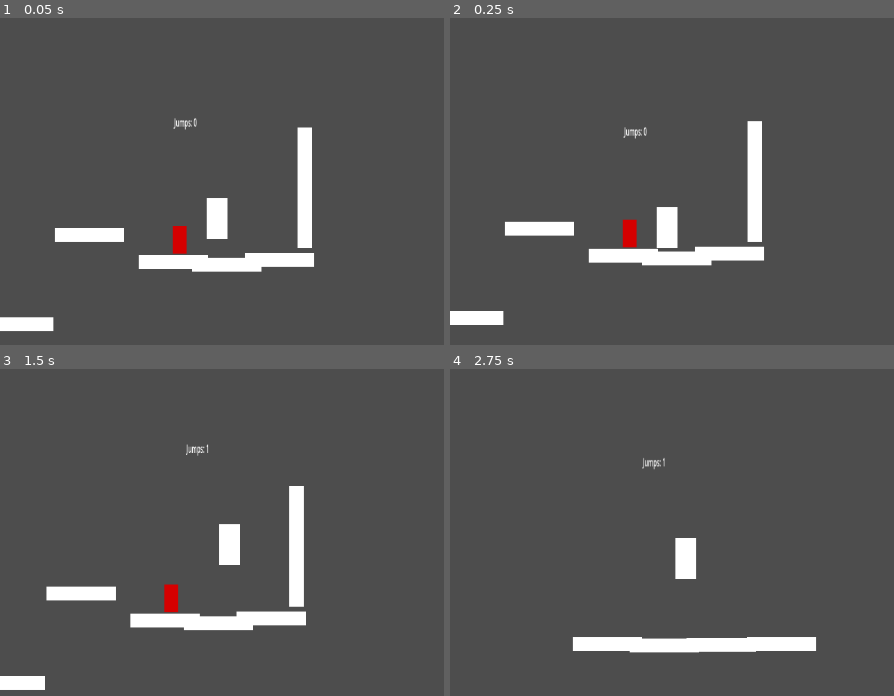
Above: before the commit, frames 1-4 (two rows, left to right).
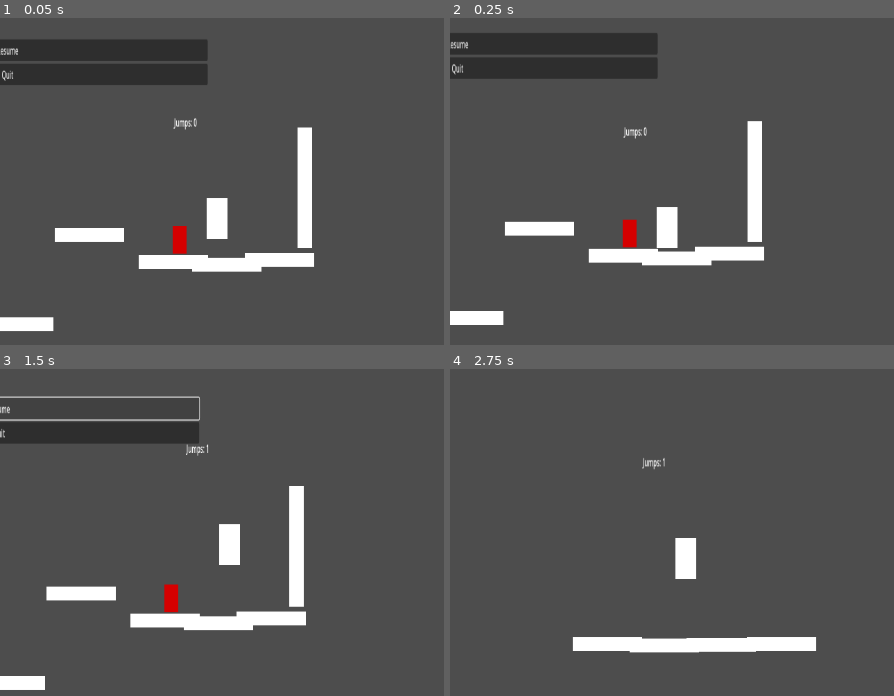
Above: after the commit, the same moments.

Repository: Zac-code/13DT_work
Game: Godot game, scene res://scenes(maps n stuff)/level1.tscn
Two runs of this game, one before a commit and one after it. Both use one fixed random seed, a clock stepped at 60 frames per second and the inputs below.
Inputs (mouse positions are in pixels of both pictures, inside the frame that each line leads up to):
- Up to frame 1 (0.05 s): no input
- Up to frame 2 (0.25 s): no input
- Up to frame 3 (1.5 s): click (8, 388) at 0.5 s, where only the run after the commit has a clickable "Resume"; tap Enter (ui_accept) at 1.25 s; hold Right (ui_right) from 1.28 s (still down)
- Up to frame 4 (2.75 s): keep holding Right (ui_right); tap Enter (ui_accept) at 1.52, 2.27 s

The runs differ from the first frame. In frame 1, 5.9% of the frame differs, in the area x 0-47%, y 6-21%; in frame 2, 5.9%; in frame 3, 3.5%; in frame 4, nothing differs.
Error after the commit: Parse Error: Expected ":" after "if" condition. (res://scripts(pain)

Commit message:
igrwufdi

Diff:
--- /dev/null
+++ b/13-dtdungeonfighter/assets/pause.tscn
@@ -0,0 +1,27 @@
+[gd_scene format=3 uid="uid://bviq2aq24wu1t"]
+
+[node name="PauseMenu" type="Control" unique_id=368586144]
+layout_mode = 3
+anchors_preset = 15
+anchor_right = 1.0
+anchor_bottom = 1.0
+offset_right = 4.0
+offset_bottom = -9.0
+grow_horizontal = 2
+grow_vertical = 2
+
+[node name="MarginContainer" type="MarginContainer" parent="." unique_id=842704602]
+layout_mode = 0
+offset_right = 1154.0
+offset_bottom = 652.0
+
+[node name="VBoxContainer" type="VBoxContainer" parent="MarginContainer" unique_id=1610543553]
+layout_mode = 2
+
+[node name="Resume" type="Button" parent="MarginContainer/VBoxContainer" unique_id=1923334519]
+layout_mode = 2
+text = "Resume"
+
+[node name="Quit" type="Button" parent="MarginContainer/VBoxContainer" unique_id=190177933]
+layout_mode = 2
+text = "Quit"
--- a/13-dtdungeonfighter/assets/player.tscn
+++ b/13-dtdungeonfighter/assets/player.tscn
@@ -16,6 +16,7 @@
 offset_right = 209.0
 offset_bottom = -90.0
 text = "Jumps: 0"
+metadata/_edit_use_anchors_ = true
 
 [node name="hitbox" type="CollisionShape2D" parent="." unique_id=1346114614]
 scale = Vector2(3, 3)
@@ -26,36 +27,9 @@
 offset_top = -10.0
 offset_right = 10.333333
 offset_bottom = 9.666666
+metadata/_edit_use_anchors_ = true
 
 [node name="camera" type="Camera2D" parent="." unique_id=514852992]
 position = Vector2(526, -118)
 zoom = Vector2(0.5, 1)
 position_smoothing_enabled = true
-
-[node name="PauseMenu" type="CanvasLayer" parent="." unique_id=86971183]
-process_mode = 3
-
-[node name="PausePanel" type="Control" parent="PauseMenu" unique_id=763637316]
-layout_mode = 3
-anchors_preset = 0
-offset_right = 40.0
-offset_bottom = 40.0
-metadata/_edit_use_anchors_ = true
-
-[node name="ColorRect" type="ColorRect" parent="PauseMenu/PausePanel" unique_id=671124143]
-layout_mode = 0
-offset_left = -593.0
-offset_top = -415.0
-offset_right = -351.0
-offset_bottom = -346.0
-color = Color(0, 1, 1, 1)
-
-[node name="Label" type="Label" parent="PauseMenu/PausePanel" unique_id=2127629161]
-layout_mode = 0
-offset_left = -583.0
-offset_top = -408.0
-offset_right = -364.0
-offset_bottom = -353.0
-theme_override_colors/font_color = Color(1, 0, 0, 1)
-text = "Pause
-"
--- a/13-dtdungeonfighter/pause_menu.gd
+++ /dev/null
@@ -1,20 +0,0 @@
-extends CanvasLayer
-
-@onready var pause_panel: Control = $PausePanel
-
-
-func _ready() -> void:
-	# Allow this script and pause menu to work while the game is paused.
-	process_mode = Node.PROCESS_MODE_ALWAYS
-	pause_panel.hide()
-
-
-func _unhandled_input(event: InputEvent) -> void:
-	if event.is_action_pressed("ui_cancel"):
-		toggle_pause()
-
-
-func toggle_pause() -> void:
-	var is_paused := not get_tree().paused
-	get_tree().paused = is_paused
-	pause_panel.visible = is_paused
--- a/13-dtdungeonfighter/project.godot
+++ b/13-dtdungeonfighter/project.godot
@@ -23,10 +23,6 @@
 
 pause={
 "deadzone": 0.2,
-"events": []
-}
-"pause unpause"={
-"deadzone": 0.2,
 "events": [Object(InputEventKey,"resource_local_to_scene":false,"resource_name":"","device":-1,"window_id":0,"alt_press …(195 unchanged characters)…
 ]
 }
--- a/13-dtdungeonfighter/scenes(maps n stuff)/level1.tscn
+++ b/13-dtdungeonfighter/scenes(maps n stuff)/level1.tscn
@@ -1,15 +1,18 @@
 [gd_scene format=3 uid="uid://rsdhai00ktek"]
 
 [ext_resource type="PackedScene" uid="uid://dpgepu4jyvc1n" path="res://assets/platform.tscn" id="1_7w4ah"]
+[ext_resource type="Script" uid="uid://b632w7hg8sd5x" path="res://scripts(pain)/level_1.gd" id="1_750so"]
 [ext_resource type="PackedScene" uid="uid://58uu7hxioyx3" path="res://assets/portal.tscn" id="2_ky23v"]
 [ext_resource type="PackedScene" uid="uid://b21nos5yhuwux" path="res://scenes(maps n stuff)/level2.tscn" id="3_750so"]
 [ext_resource type="PackedScene" uid="uid://w1wfk1i5ewye" path="res://assets/player.tscn" id="4_et6da"]
 [ext_resource type="PackedScene" uid="uid://bb3h545oinx01" path="res://assets/spike.tscn" id="5_ky23v"]
+[ext_resource type="PackedScene" uid="uid://bviq2aq24wu1t" path="res://assets/pause.tscn" id="7_et6da"]
 
 [sub_resource type="RectangleShape2D" id="RectangleShape2D_4hq0w"]
 size = Vector2(592, 96)
 
 [node name="level1" type="Node2D" unique_id=436667332]
+script = ExtResource("1_750so")
 
 [node name="StaticBody2D" type="StaticBody2D" parent="." unique_id=1838252893]
 position = Vector2(16, 499)
@@ -70,3 +73,9 @@
 
 [node name="spike3" parent="." unique_id=2122782282 instance=ExtResource("5_ky23v")]
 position = Vector2(145, 74)
+
+[node name="PauseMenu" parent="." unique_id=368586144 instance=ExtResource("7_et6da")]
+offset_left = -595.0
+offset_top = -460.0
+offset_right = -595.0
+offset_bottom = -460.0
--- /dev/null
+++ b/13-dtdungeonfighter/scripts(pain)/level_1.gd
@@ -0,0 +1,18 @@
+extends Node2D
+@onready var pause_menu = "res://assets/pause.tscn"
+var paused = false
+
+# Called every frame. 'delta' is the elapsed time since the previous frame.
+func _process(delta: float) -> void:
+	if input.is_action_just_pressed("pause"):
+		PauseMenu()
+
+func pausemenu():
+	if paused
+		pause_menu.hide()
+		Engine.time_scale = 1
+	else:
+		pause_menu.show()
+		Engine.time_scale = 0
+
+	paused = !paused
Not shown, removed: 13-dtdungeonfighter/pause_menu.gd.uid
Not shown, added: 13-dtdungeonfighter/scripts(pain)/level_1.gd.uid
